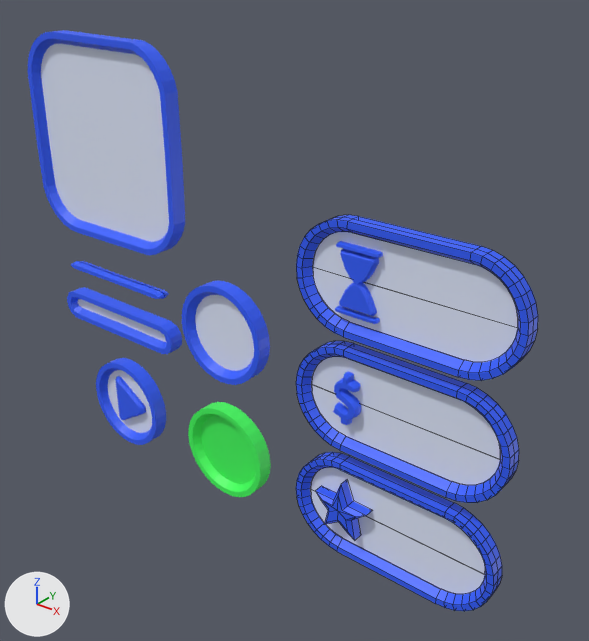
An edit to the FBX model Assets/Models/ui.fbx, drawn before and after from the same camera.
Before and after are seen from a 50 mm camera at (12.73, -10.01, 9.66) aimed at (4.4, 0.41, 3.2). Lighting does not change. The marker at lower left points along +X, +Y and +Z. Mesh edges are drawn as thin lines on the coarser meshes. Where no turn or scale is listed for an object, it has been applied to the vertices.
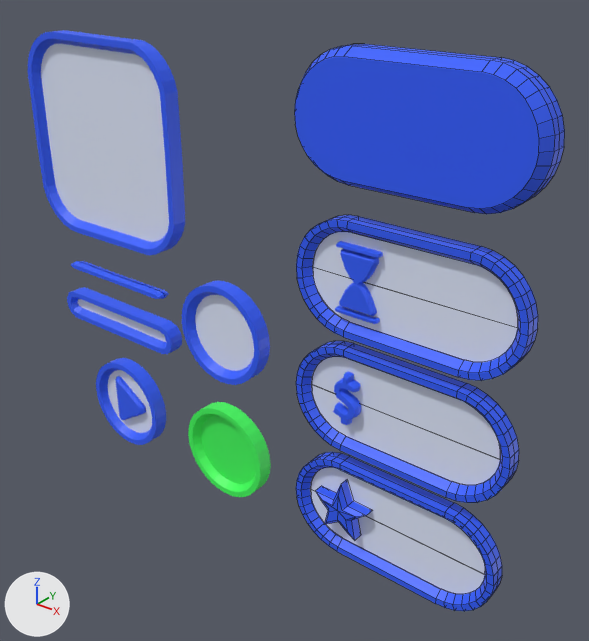
Boxes [x1, y1, x2, y2] around the edits, measured in the pictures (589 x 641 px):
```json
{"object": "Cylinder.009", "change": "added", "after": [294, 44, 565, 214], "on screen": "blue"}
```

Scene script edits in JSON lines:
```json
{"op": "add", "block": "me_cylinder_009_1", "code": ["me_cylinder_009_1 = bpy.data.meshes.new('Cylinder.009')", "me_cylinder_009_1.from_pydata(...)  # 170 vertices, 137 faces; spans x -1.0..3.09, y -0.35..0.15, z -1.0..1.0", "me_cylinder_009_1.materials.append(mat_material_001)  # picture img_ui_png"]}
{"op": "add", "block": "ob_cylinder_009", "code": ["ob_cylinder_009 = bpy.data.objects.new('Cylinder.009', me_cylinder_009_1)", "ob_cylinder_009.location = (5.89, 0.0, 7.13)"]}
```
